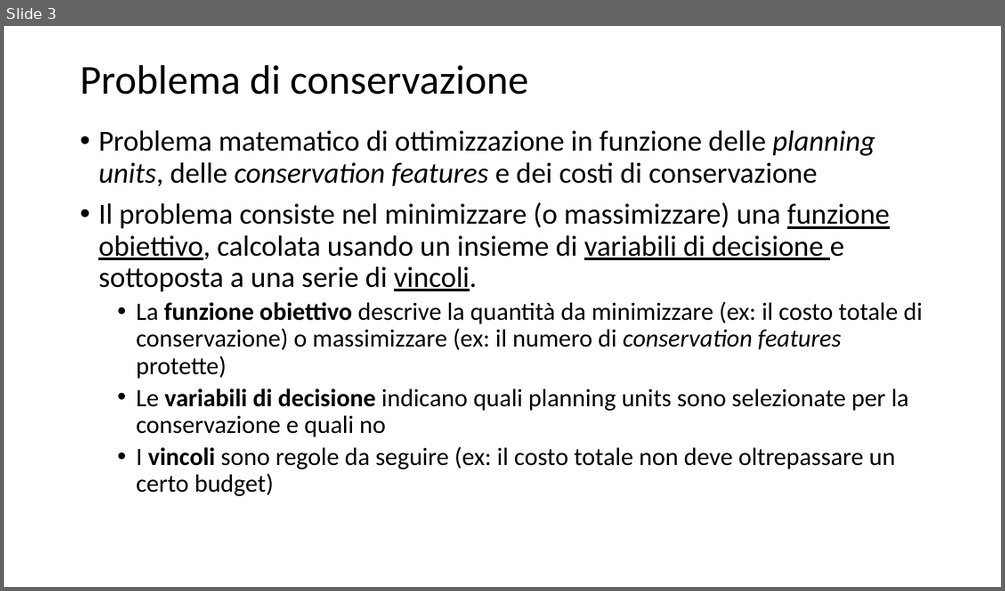
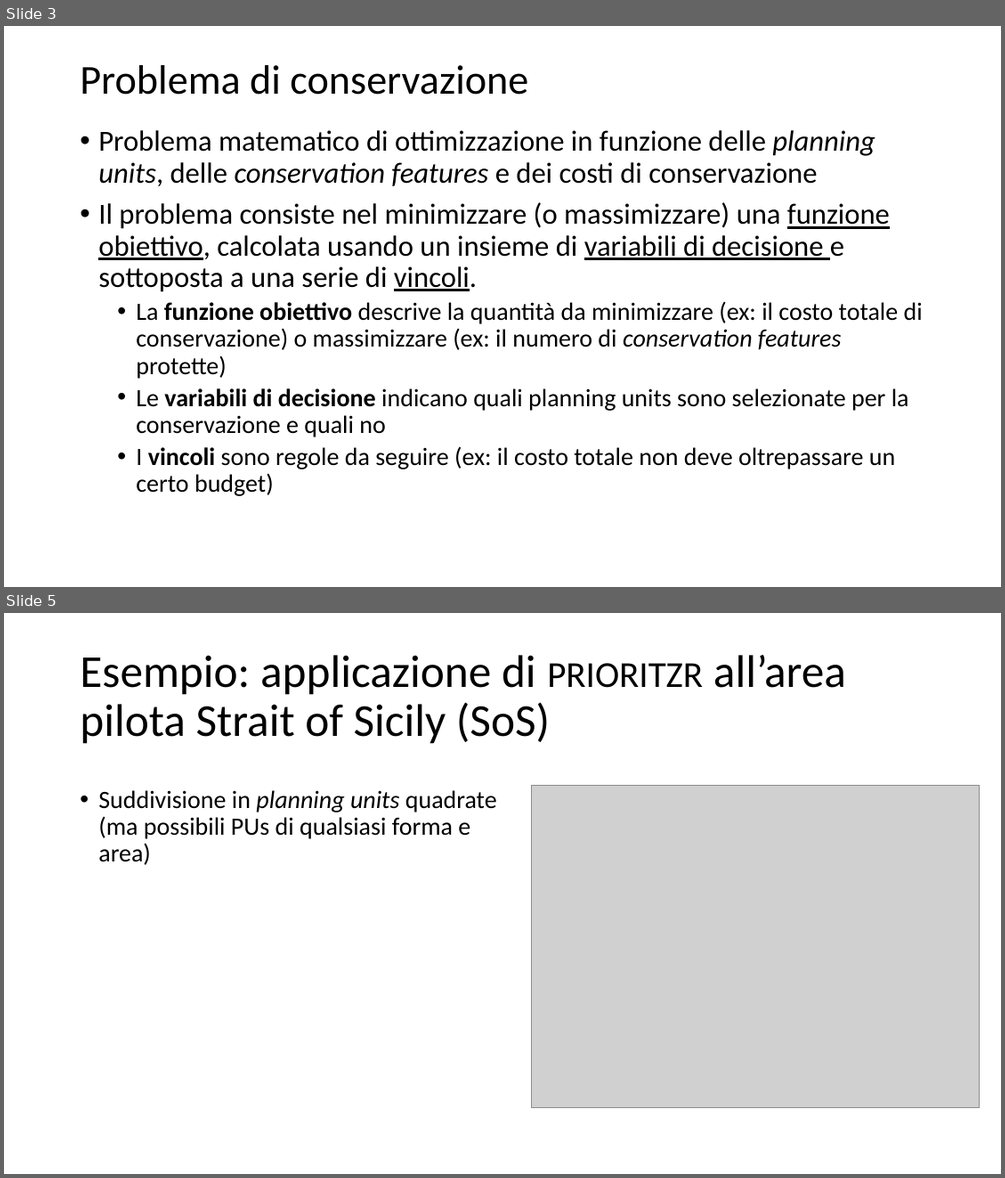
Before and after one commit to MarcoAndrello/prioritizr-spoke-2, a slide deck: Pres.pptx. Shown one above the other, each under a label of ours: slide 3 before the commit, slides 3 and 5 after it; the slides between them are not shown. The pictures are 1005x591 and 1005x1178 pixels, drawn with LibreOffice and Linux fonts; fonts in the diff are those of the drawing; grey boxes stand for pictures. Boxes give left, top, right and bottom in pixels: in the first picture for what was removed or moved away, otherwise in the second. Text is boxed around its words. In the diff, an @@ line names an element or a change of style, - is before the commit and + after.

```diff
--- a/Pres.pptx
+++ b/Pres.pptx
@@ slide 5 added at [4,613,1001,1174], background #FFFFFF @@
@@ title added at [80,655,846,744], 44 pt, text #000000 @@
+Esempio: applicazione di prioritzr all’area pilota Strait of Sicily (SoS)
@@ text added at [98,790,497,865], 24 pt, text #000000 @@
+• Suddivisione in planning units quadrate (ma possibili PUs di qualsiasi forma e area)
@@ picture added at [531,785,979,1107] @@
```
Also in this commit, not shown: 2 slides changed, 15 other slides added, 8 slides removed, 2 other files.
